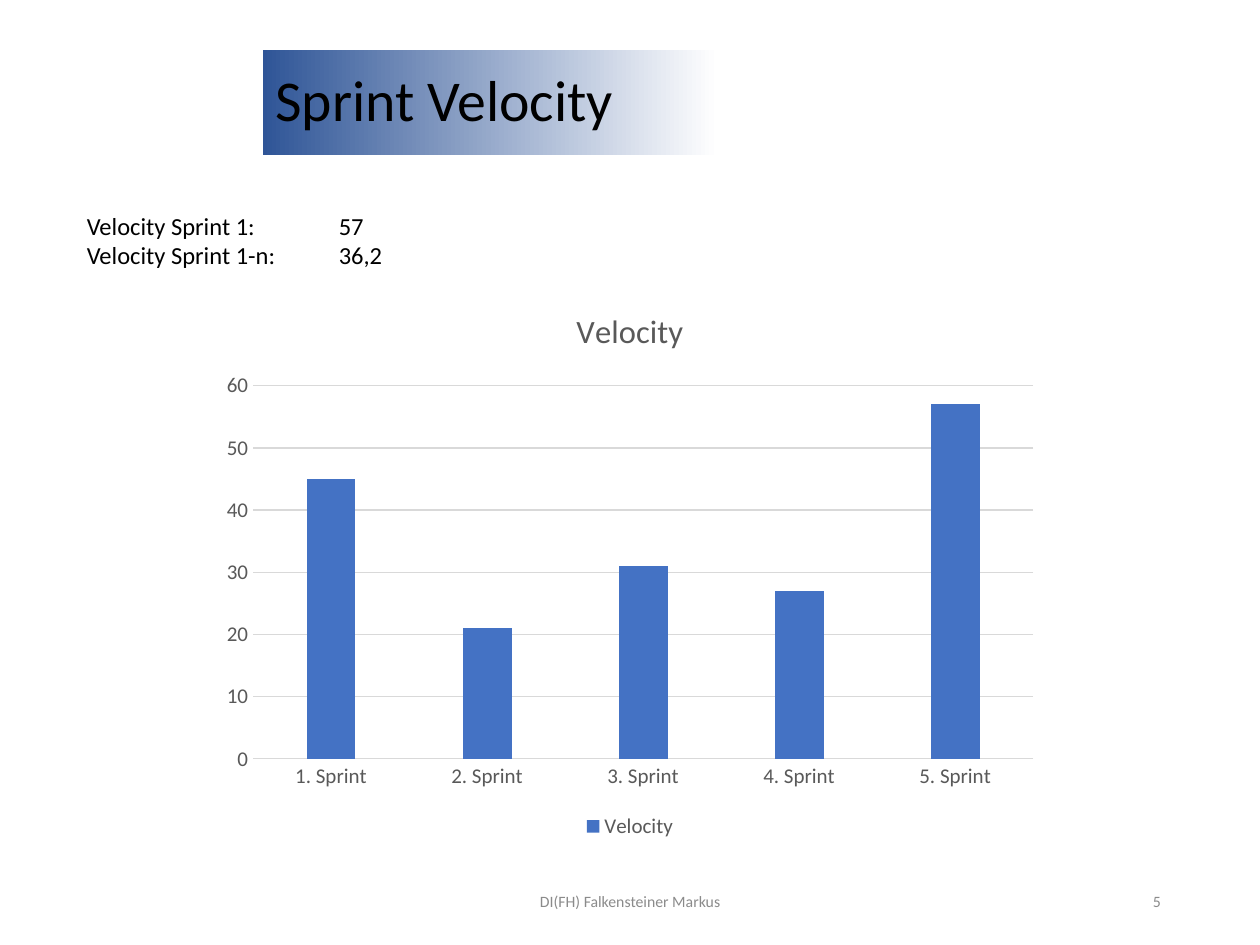
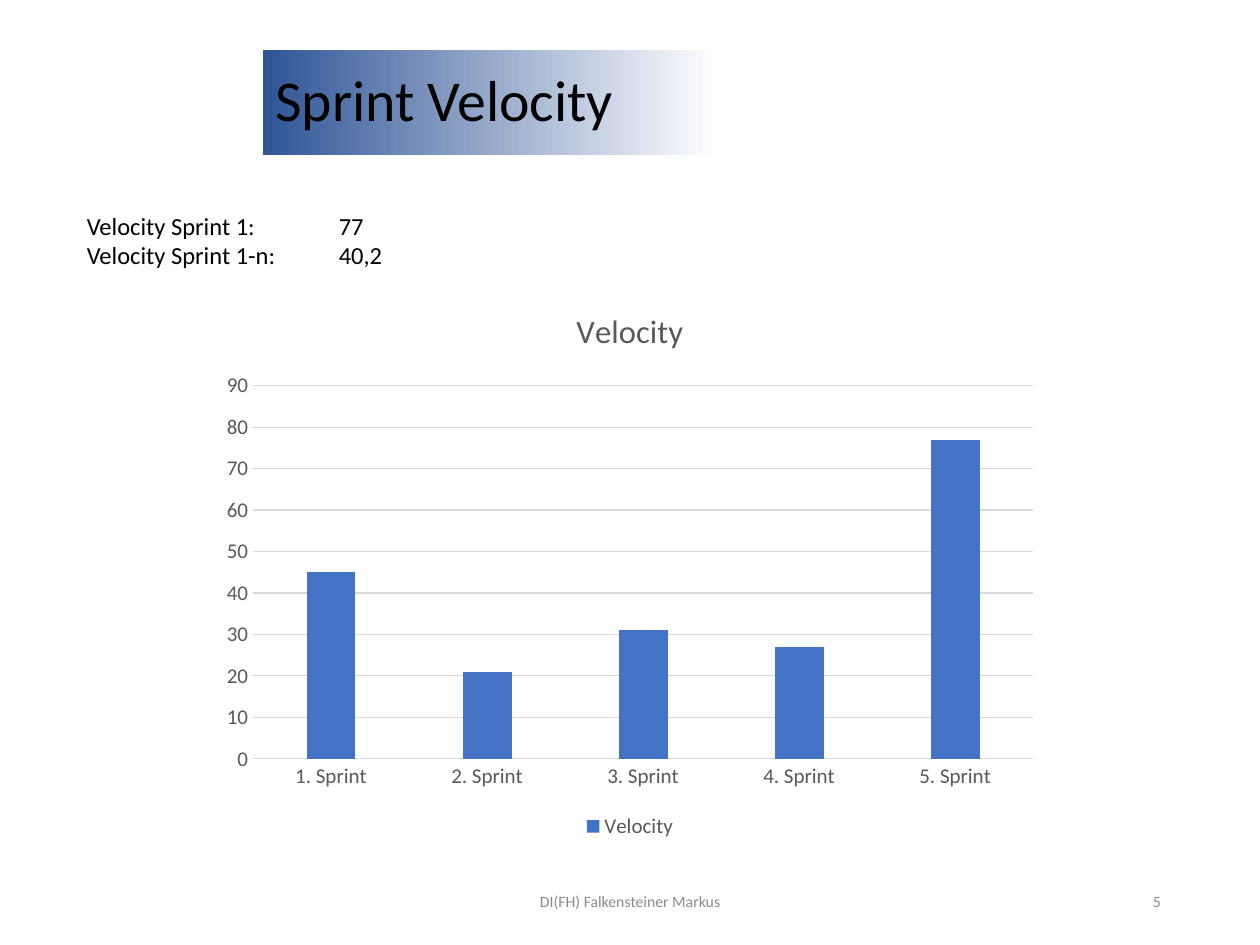
Before and after one commit to StefanRautner/MBotController, a slide deck: slide 5 of Dokumente/SprintReview-5.pptx. Drawn at 1260x945 pixels with LibreOffice and Linux fonts; fonts in the diff are those of the drawing; background and template pictures are left out. Boxes give left, top, right and bottom in pixels: in the first picture for what was removed or moved away, otherwise in the second. Text is boxed around its words. In the diff, an @@ line names an element or a change of style, - is before the commit and + after.

```diff
--- a/Dokumente/SprintReview-5.pptx
+++ b/Dokumente/SprintReview-5.pptx
@@ text at box(87, 218, 382, 268): text changed @@
-Velocity Sprint 1: 57
-Velocity Sprint 1-n: 36,2
+Velocity Sprint 1: 77
+Velocity Sprint 1-n: 40,2
@@ column chart at box(210, 284, 1051, 843) @@
@@ Velocity, 5. Sprint: 57 to 77 @@
```
Also in this commit, not shown: 3 other slides changed, 9 other files.
